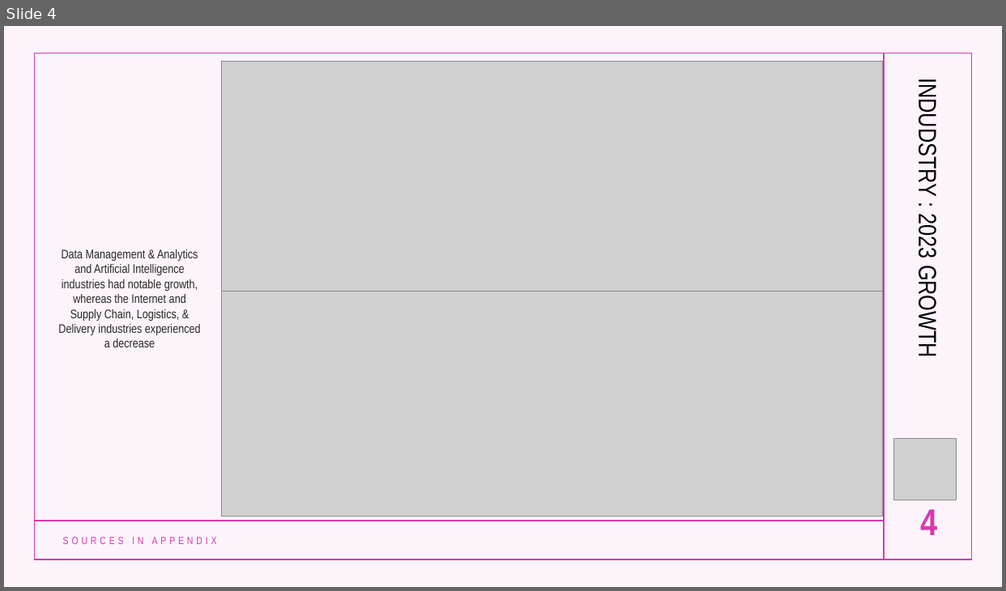
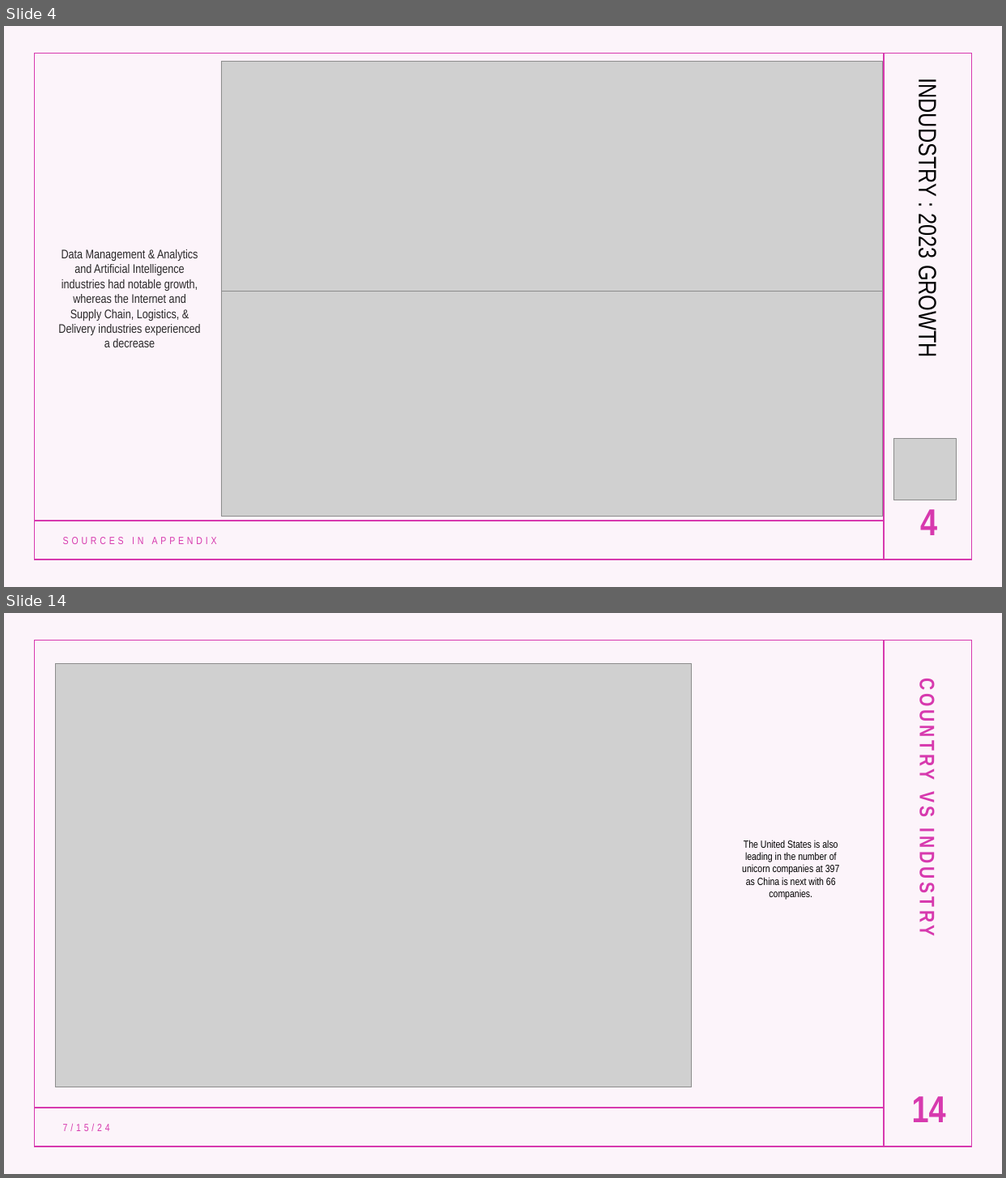
Before and after one commit to lanahuyen/Group_Project_1, a slide deck: Presentation/Presentation_Group 7.pptx. Shown one above the other, each under a label of ours: slide 4 before the commit, slides 4 and 14 after it; the slides between them are not shown. The pictures are 1006x591 and 1006x1178 pixels, drawn with LibreOffice and Linux fonts; fonts in the diff are those of the drawing; grey boxes stand for pictures. Boxes give left, top, right and bottom in pixels: in the first picture for what was removed or moved away, otherwise in the second. Text is boxed around its words. In the diff, an @@ line names an element or a change of style, - is before the commit and + after.

```diff
--- a/Presentation/Presentation_Group 7.pptx
+++ b/Presentation/Presentation_Group 7.pptx
@@ slide 14 added at <box>4,613,1002,1174</box>, background #FFFFFF; not listed: 4 template elements that a slide beside it also shows @@
@@ picture added at <box>56,663,692,1088</box> @@
@@ text added at <box>915,688,939,934</box>, 20 pt, text #D739AE, bold @@
+COUNTRY VS INDUSTRY
@@ text added at <box>742,840,840,900</box>, 10 pt, text #000000 @@
+The United States is also leading in the number of unicorn companies at 397 as China is next with 66 companies.
@@ page number added at <box>912,1097,946,1122</box>, 36 pt, text #D739AE, bold @@
+14
@@ text added at <box>63,1124,110,1131</box>, 10 pt, text #D739AE @@
+7/15/24
```
Also in this commit, not shown: 1 slide changed, 11 other slides added, 3 other files.
